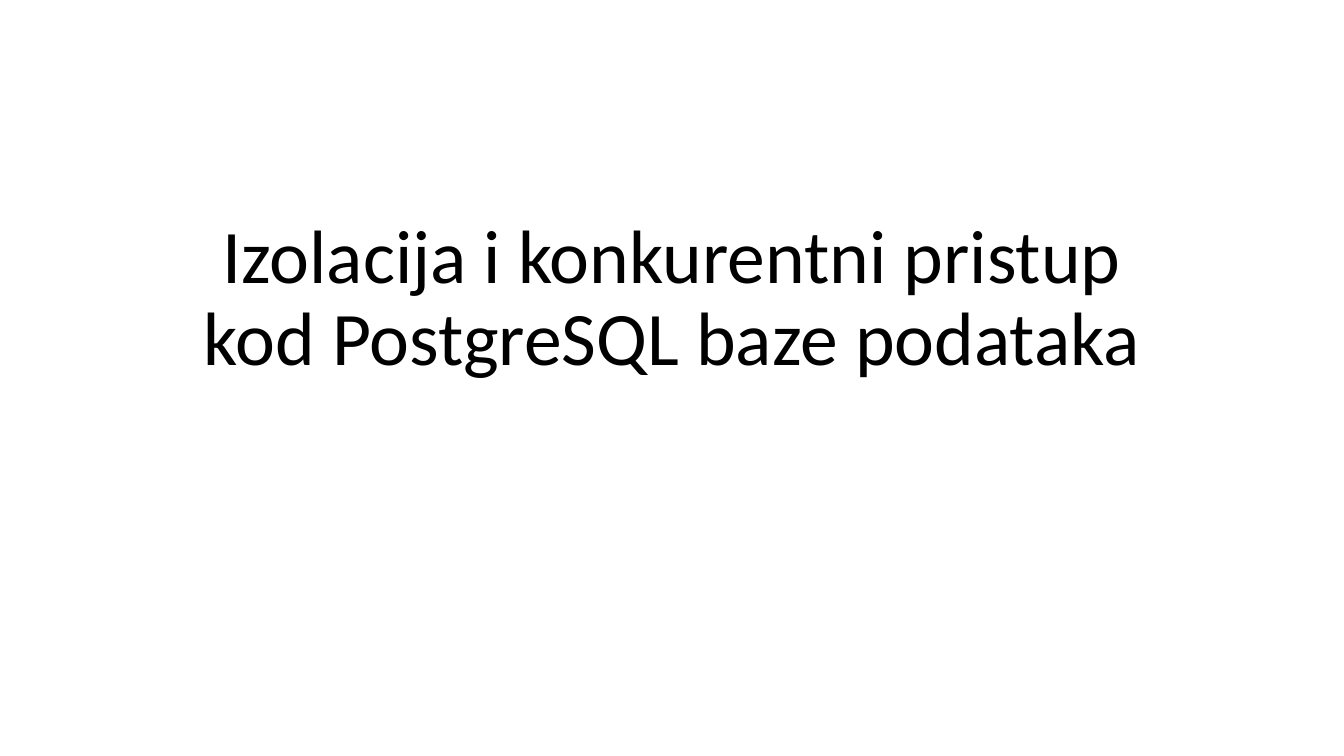
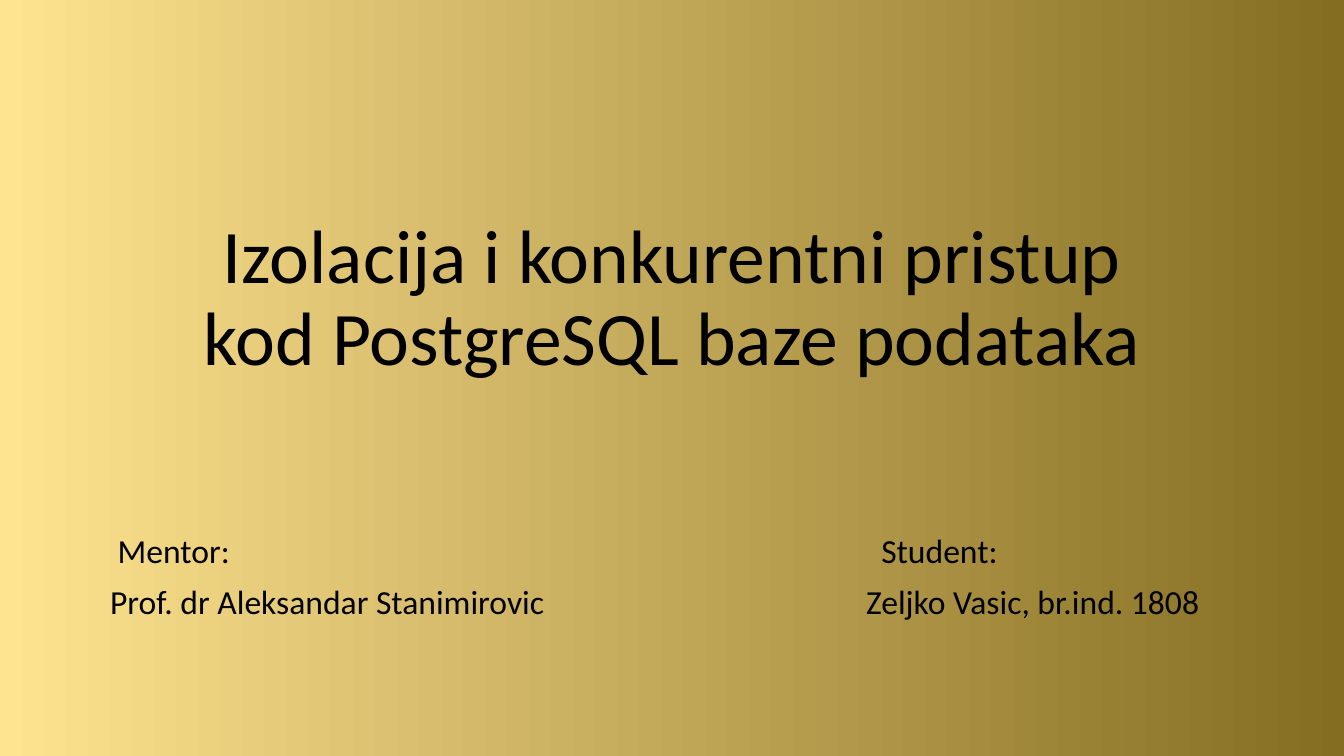
Before and after one commit to zvasiccc/Sistemi-za-upravljanje-bazama-podataka-seminarski-2, a slide deck: slide 1 of Izolacija i konkurentni pristup kod PostgreSQL baze podataka.pptx. Drawn at 1344x756 pixels with LibreOffice and Linux fonts; fonts in the diff are those of the drawing. Boxes give left, top, right and bottom in pixels: in the first picture for what was removed or moved away, otherwise in the second. Text is boxed around its words. In the diff, an @@ line names an element or a change of style, - is before the commit and + after.

```diff
--- a/Izolacija i konkurentni pristup kod PostgreSQL baze podataka.pptx
+++ b/Izolacija i konkurentni pristup kod PostgreSQL baze podataka.pptx
@@ background #FFFFFF to gradient #FEE390 to #846C21 @@
@@ subtitle added at (110, 541, 1199, 620), 24 pt, text #000000 @@
+Mentor: Student:
+Prof. dr Aleksandar Stanimirovic Zeljko Vasic, br.ind. 1808
```
Also in this commit, not shown: 3 other slides changed, 5 slides added, 1 slide removed, 1 other file.
